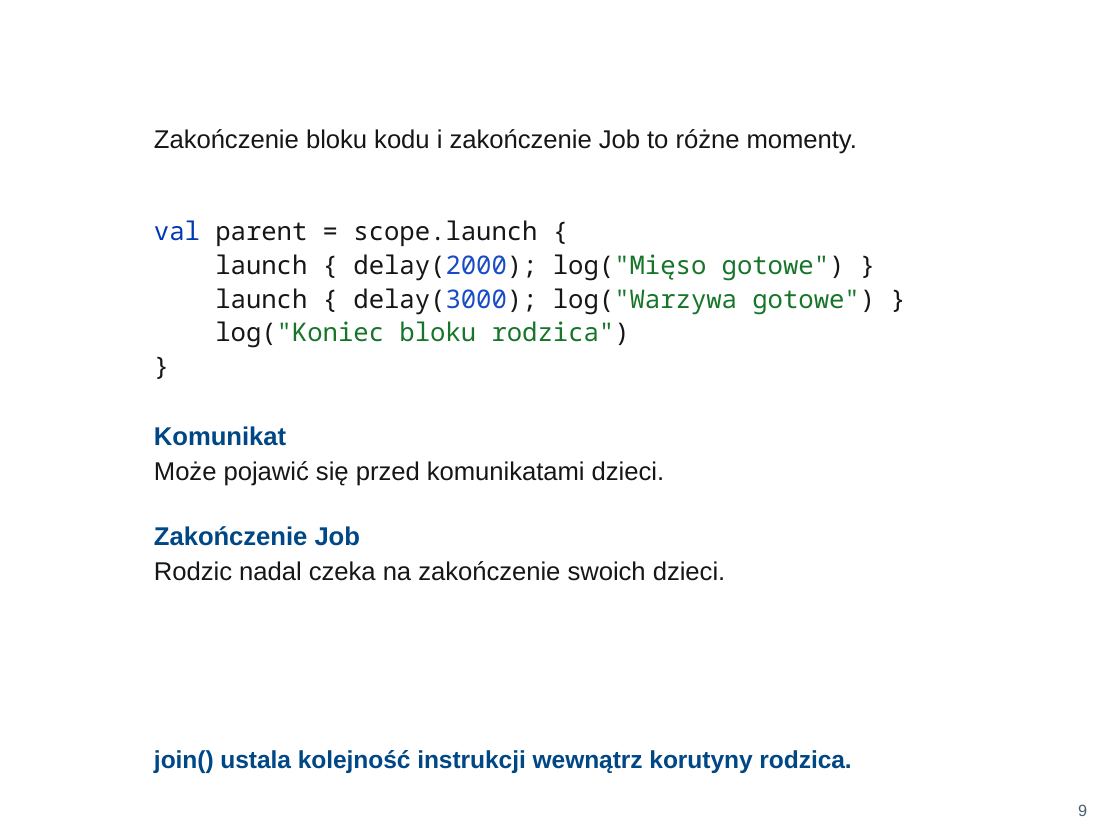
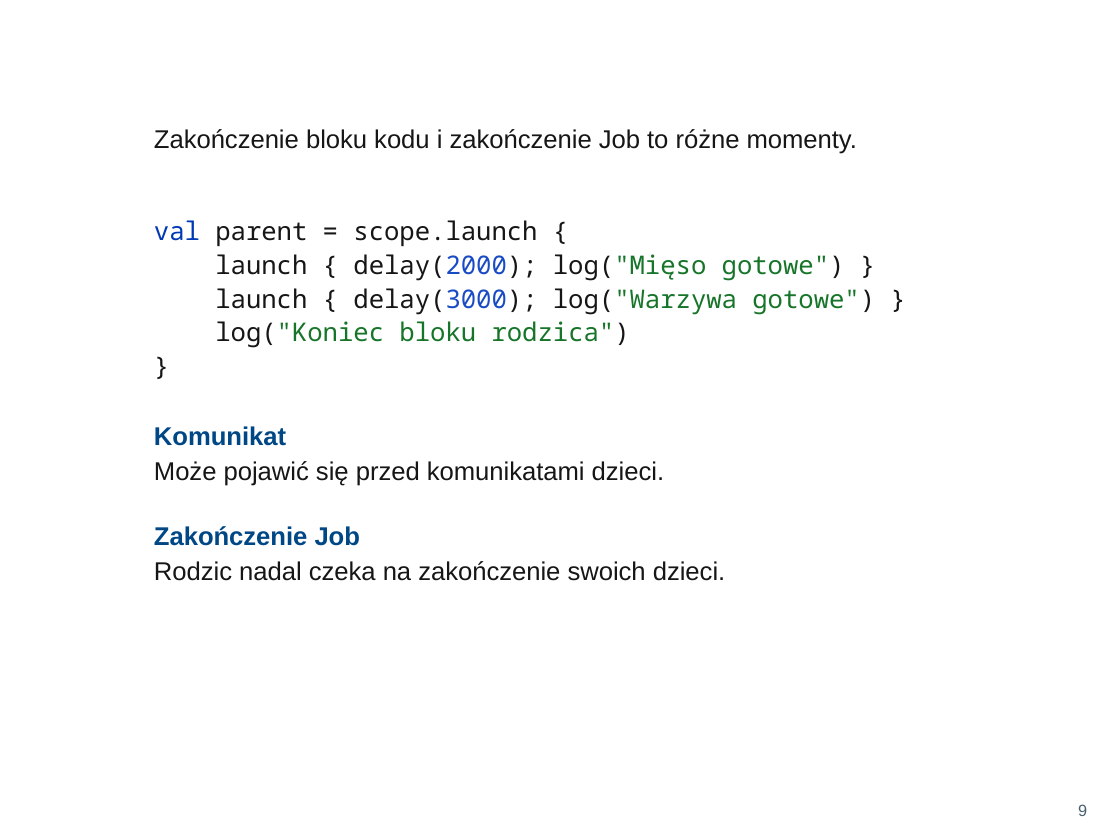
Before and after one commit to RafLew84/ProgUM, a slide deck: slide 14 of PUM2/Aktualne/Wykłady/Wyklad3.pptx. Drawn at 1120x840 pixels with LibreOffice and Linux fonts; fonts in the diff are those of the drawing; background and template pictures are left out. Boxes give left, top, right and bottom in pixels: in the first picture for what was removed or moved away, otherwise in the second. Text is boxed around its words. In the diff, an @@ line names an element or a change of style, - is before the commit and + after.

```diff
--- a/PUM2/Aktualne/Wykłady/Wyklad3.pptx
+++ b/PUM2/Aktualne/Wykłady/Wyklad3.pptx
@@ text removed at bbox=[154, 750, 851, 773] @@
-join() ustala kolejność instrukcji wewnątrz korutyny rodzica.
```
Also in this commit, not shown: 4 other slides changed, 1 other file.
